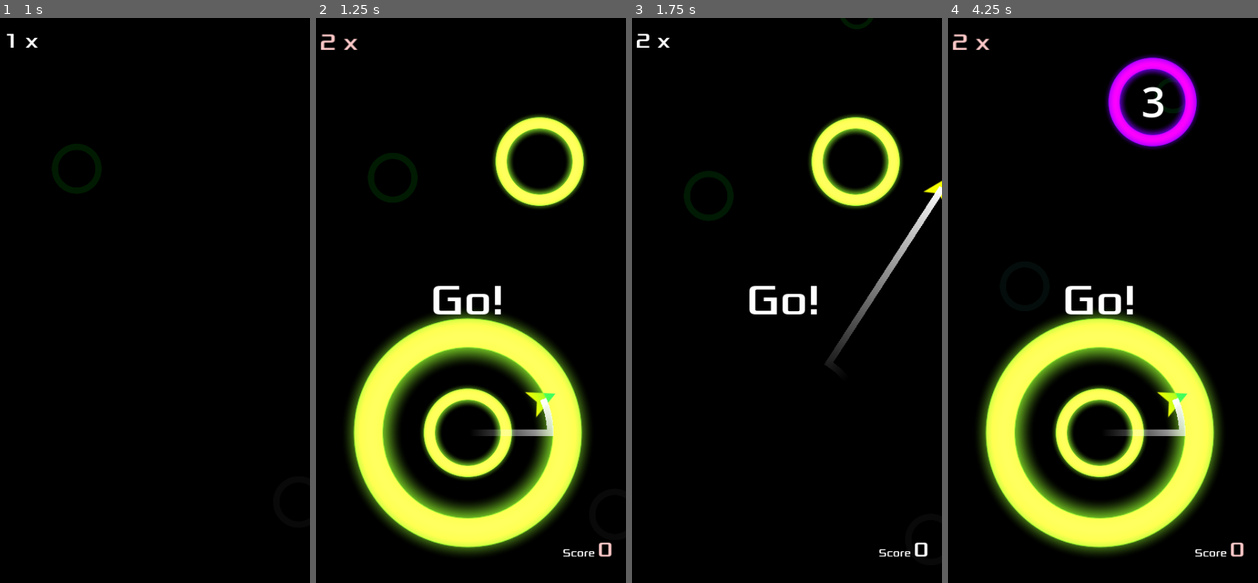
Above: before the commit, frames 1-4 (left to right).
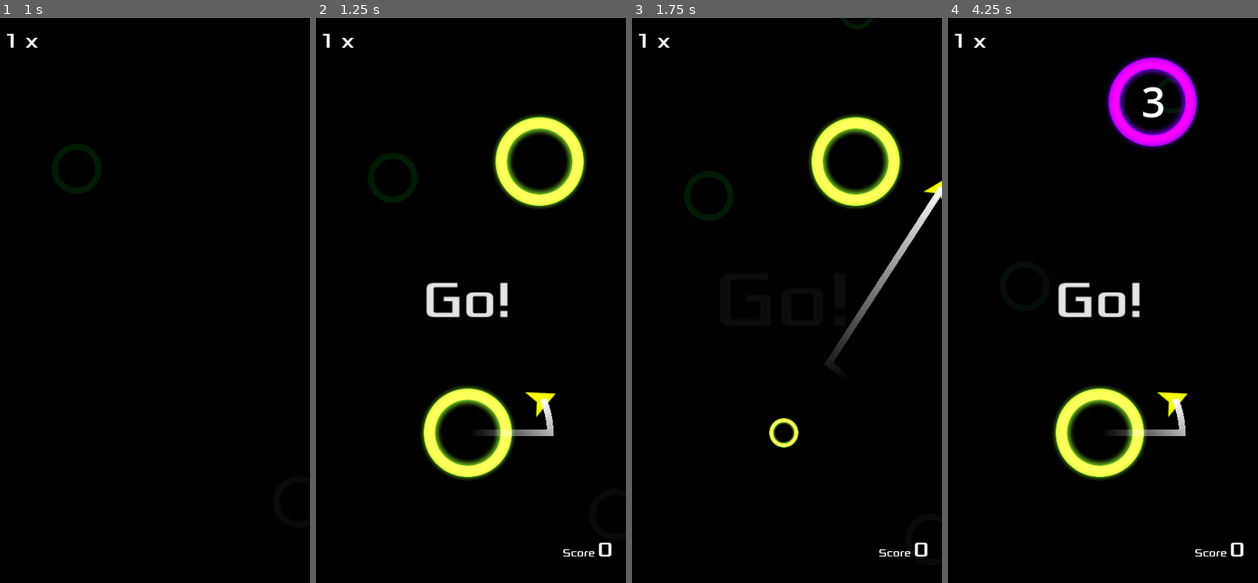
Above: after the commit, the same moments.

Repository: jrenato/circle_jump
Game: Godot game, scene res://Game/main.tscn
Same seed, same stepped clock (60 frames per second), same inputs: the game is played once before the commit and once after it. Sound files missing from this copy of the repository are replaced by a short silence.
Inputs (mouse positions are in pixels of both pictures, inside the frame that each line leads up to):
- Up to frame 1 (1 s): click "Start" at 0.5 s
- Up to frame 2 (1.25 s): no input
- Up to frame 3 (1.75 s): tap Enter at 1.25 s; move the mouse to (852, 272) at 1.27 s; hold Right (ui_right) from 1.28 s (still down); hold Ctrl from 1.28 s (still down); click (852, 272) at 1.42 s
- Up to frame 4 (4.25 s): release Right (ui_right) at 2 s; release Ctrl at 2 s; drag from (1037, 328) to (1171, 159) at 2.02 s; move the mouse to (1130, 176) at 2.77 s; hold Right (ui_right) 2.78-3.5 s; tap Z at 2.85 s; click "Retry" at 3.5 s

Frame 1 is identical in both runs. In frame 2, 19% of the frame differs, in the area x 1-96%, y 2-96%; in frame 3, 0.9%; in frame 4, 19%.

Commit message:
Fixed first circle registering capture

Diff:
--- a/Game/Circle/circle.gd
+++ b/Game/Circle/circle.gd
@@ -5,6 +5,7 @@
 enum MODE {UNLIMITED, LIMITED}
 
 var jumper: Jumper = null
+var silent_capture: bool = false
 
 var mode: MODE = MODE.UNLIMITED:
 	set(value):
@@ -36,8 +37,6 @@
 var move_range: float = 0.0 # How far the circle can move. Zero means it won't move
 var move_speed: float = 1.0 # How fast the circle moves
 
-var points: int = 1
-
 @onready var pivot: Node2D = %Pivot
 @onready var collision_shape: CollisionShape2D = %CollisionShape2D
 @onready var sprite: Sprite2D = %Sprite2D
@@ -64,23 +63,25 @@
 	position = circle_position
 	radius = 100
 
+	silent_capture = first_circle
+
 	level = level * 3
 
 	var modes: Array = [MODE.UNLIMITED, MODE.LIMITED]
 	var weights: Array = [10, level-1]
-	if not first_circle:
+	if not silent_capture:
 		mode = modes[Settings.get_weighted_random(weights)]
 	else:
 		mode = MODE.UNLIMITED
 
 	var move_chance: float = clamp((level - 10), 0, 9) / 10.0
-	if randf() < move_chance and not first_circle:
+	if randf() < move_chance and not silent_capture:
 		move_range = max(25, 100 * randf_range(0.75, 1.25) * move_chance) * pow(-1, randi() % 2)
 		move_speed = max(2.5 - ceil(level/5.0) * 0.25, 0.75)
 		start_movement()
 
 	var small_chance = min(0.9, max(0, (level-10) / 20.0))
-	if randf() < small_chance and not first_circle:
+	if randf() < small_chance and not silent_capture:
 		radius = max(50, radius - level * randf_range(0.75, 1.25))
 
 
@@ -153,7 +154,8 @@
 func capture(player: Jumper) -> void:
 	current_orbits = 0
 	jumper = player
-	animation_player.play("capture")
+	if not silent_capture:
+		animation_player.play("capture")
 	pivot.rotation = (jumper.position - position).angle()
 	orbit_start = pivot.rotation
 	if mode == MODE.LIMITED:
--- a/Game/main.gd
+++ b/Game/main.gd
@@ -77,9 +77,6 @@
 
 	circle.orbit_completed.connect(set_bonus.bind(1))
 
-	if disable_points:
-		circle.points = 0
-
 	if not circle_position:
 		circle_position = jumper.target.position + Vector2(randi_range(-150, 150), randi_range(-500, -400))
 
@@ -97,11 +94,13 @@
 	if not target_area is Circle:
 		return
 
-	score += target_area.points * bonus
-	set_bonus(bonus + 1)
-	hud.update_score(score)
+	var target_circle: Circle = target_area as Circle
 
-	var target_circle: Circle = target_area
+	if not target_circle.silent_capture:
+		score += bonus
+		set_bonus(bonus + 1)
+		hud.update_score(score)
+
 	# Updated the camera position
 	camera.position = target_circle.position
 	# Animate the circle capture
